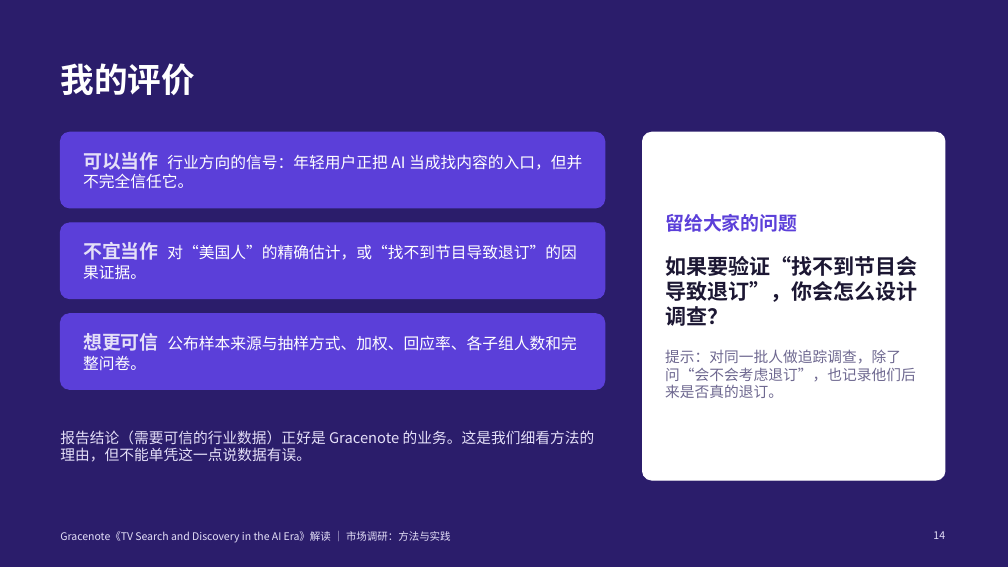
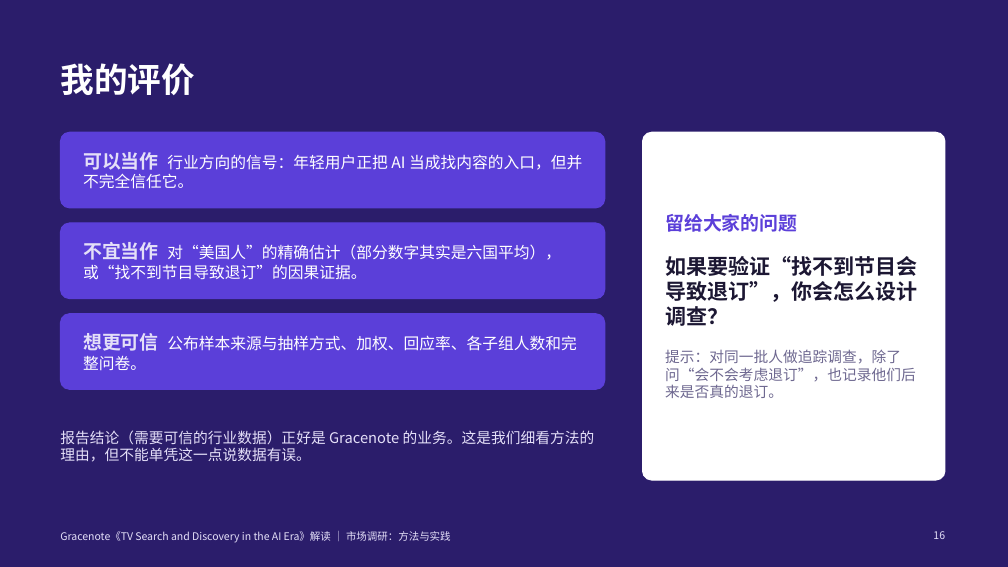
Before and after one commit to jayleo113/ppt, a slide deck: slide 16 of Gracenote_AI报告解读_课堂分享.pptx (slide 14 before the commit). Drawn at 1008x567 pixels with LibreOffice and Linux fonts; fonts in the diff are those of the drawing. Boxes give left, top, right and bottom in pixels: in the first picture for what was removed or moved away, otherwise in the second. Text is boxed around its words. In the diff, an @@ line names an element or a change of style, - is before the commit and + after.

```diff
--- a/Gracenote_AI报告解读_课堂分享.pptx
+++ b/Gracenote_AI报告解读_课堂分享.pptx
@@ text at (83, 242, 561, 280): text changed @@
-不宜当作 对“美国人”的精确估计，或“找不到节目导致退订”的因果证据。
+不宜当作 对“美国人”的精确估计（部分数字其实是六国平均），或“找不到节目导致退订”的因果证据。
@@ page number at (933, 531, 945, 539): text changed @@
-14
+16
```
Also in this commit, not shown: 10 other slides changed, 2 slides added, 3 other files.
